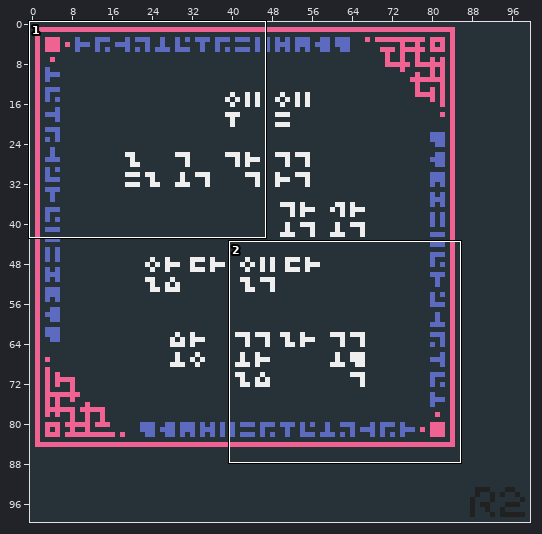
Pixel-art file, stored at works/etc/etc_3px_hangul_0002.aseprite. Above, an overview of the earlier version with the close-up marked.
Close-up. Before:
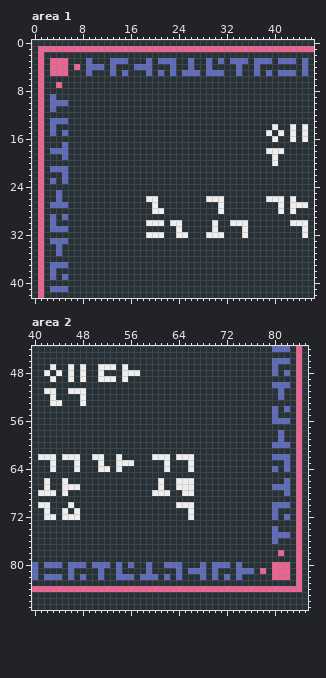
100x100 pixels, 1 frame. Shown: area 1: x 0..46, y 0..42; area 2: x 40..85, y 44..87.
After:
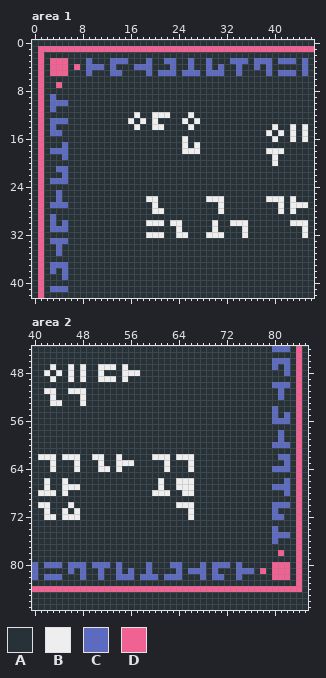
Palette (. is transparent): A #263238  B #eeeeee  C #5c6bc0  D #f06292
Change:
--- area 1, layer "body"
@@ x 12..41 @@
  2 AAAAAAAAAAAAAAAAAAAAAAAAAAAAAA
- 3 ACCCAAACACCCAACAACACACCCACCCAC
- 4 ACAAACCCAAACAACAACAAAACAACAAAA
- 5 ACACAAACACACACCCACCCAACAACACAC
+ 3 ACCCAAACAACCAACAACAAACCCACCCAC
+ 4 ACAAACCCAAACAACAACACAACAACACAA
+ 5 ACCAAAACACCCACCCACCCAACAAAACAC
  6 AAAAAAAAAAAAAAAAAAAAAAAAAAAAAA
@@ x 1..29 @@
 11 DACAAAAAAAAAAAAAAAAAAAAAAAAAA
-12 DAAAAAAAAAAAAAAAAAAAAAAAAAAAA
-13 DACCCAAAAAAAAAAAAAAAAAAAAAAAA
-14 DACAAAAAAAAAAAAAAAAAAAAAAAAAA
-15 DACACAAAAAAAAAAAAAAAAAAAAAAAA
-16 DAAAAAAAAAAAAAAAAAAAAAAAAAAAA
-17 DAAACAAAAAAAAAAAAAAAAAAAAAAAA
-18 DACCCAAAAAAAAAAAAAAAAAAAAAAAA
+12 DAAAAAAAAAAAAAAABAABBBAAABAAA
+13 DACCCAAAAAAAAAABABABAAAABABAA
+14 DACAAAAAAAAAAAAABAABBAAAABAAA
+15 DACCAAAAAAAAAAAAAAAAAAAAAAAAA
+16 DAAAAAAAAAAAAAAAAAAAAAAABAAAA
+17 DAAACAAAAAAAAAAAAAAAAAAABABAA
+18 DACCCAAAAAAAAAAAAAAAAAAABBBAA
 19 DAAACAAAAAAAAAAAAAAAAAAAAAAAA
 20 DAAAAAAAAAAAAAAAAAAAAAAAAAAAA
-21 DACCCAAAAAAAAAAAAAAAAAAAAAAAA
+21 DAACCAAAAAAAAAAAAAAAAAAAAAAAA
 22 DAAACAAAAAAAAAAAAAAAAAAAAAAAA
-23 DACACAAAAAAAAAAAAAAAAAAAAAAAA
+23 DACCCAAAAAAAAAAAAAAAAAAAAAAAA
 24 DAAAAAAAAAAAAAAAAAAAAAAAAAAAA
@@ x 3..7 @@
 28 AAAAA
-29 CACAA
-30 CAAAA
+29 CAAAA
+30 CACAA
 31 CCCAA
@@ x 1..7 @@
 37 DACCCAA
-38 DACAAAA
-39 DACACAA
+38 DACACAA
+39 DAAACAA
 40 DAAAAAA
--- area 2, layer "body"
@@ x 78..84 @@
 46 AACCCAD
-47 AACAAAD
-48 AACACAD
+47 AACACAD
+48 AAAACAD
 49 AAAAAAD
@@ x 80..84 @@
 53 AAAAD
-54 CACAD
-55 CAAAD
+54 CAAAD
+55 CACAD
 56 CCCAD
@@ x 78..83 @@
 61 AAAAAA
-62 AACCCA
+62 AAACCA
 63 AAAACA
-64 AACACA
+64 AACCCA
 65 AAAAAA
@@ x 79..84 @@
 71 ACAAAD
-72 ACACAD
+72 ACCAAD
 73 AAAAAD
@@ x 44..74 @@
 79 AAAAAAAAAAAAAAAAAAAAAAAAAAAAAAA
-80 CACCCACCCACACAACAACCCAAACACCCAC
-81 AACAAAACAACAAAACAAAACACCCACAAAC
-82 CACACAACAACCCACCCACACAAACACACAC
+80 CACCCACCCACAAAACAAACCAAACACCCAC
+81 AACACAACAACACAACAAAACACCCACAAAC
+82 CAAACAACAACCCACCCACCCAAACACCAAC
 83 AAAAAAAAAAAAAAAAAAAAAAAAAAAAAAA
